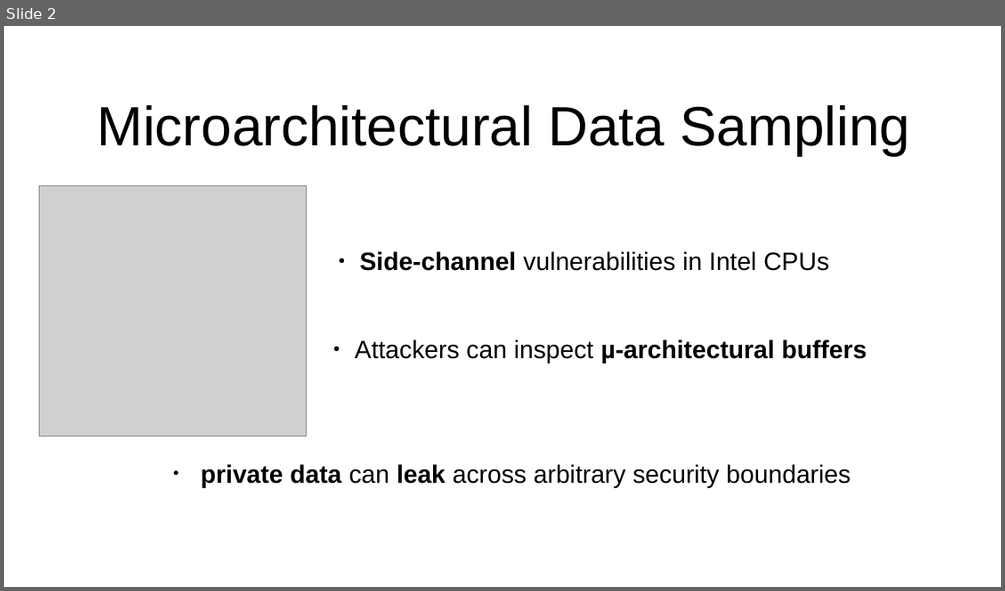
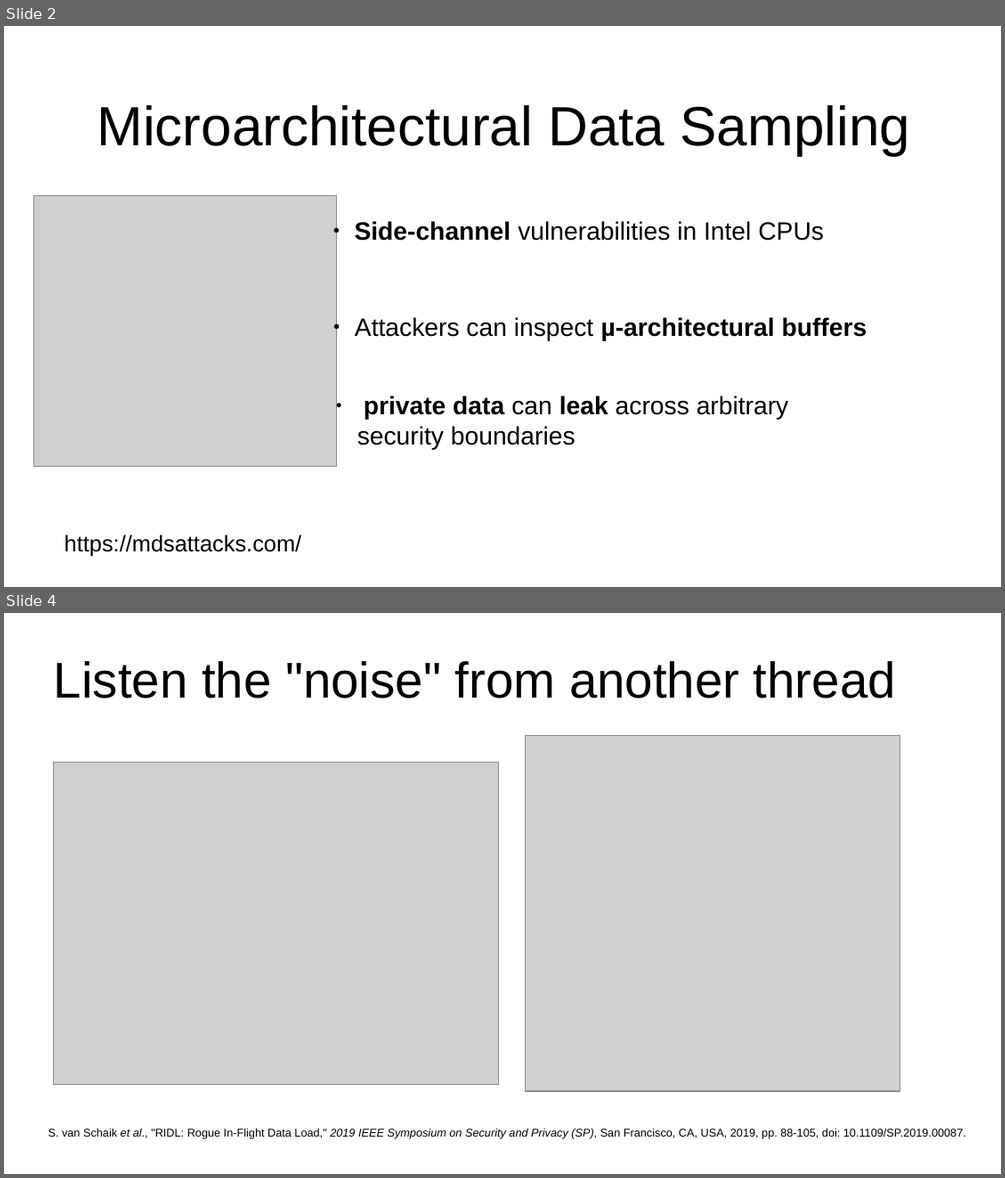
Before and after one commit to Rijndael99/hw_vulnerabilities, a slide deck: presentation1.pptx. Shown one above the other, each under a label of ours: slide 2 before the commit, slides 2 and 4 after it; the slides between them are not shown. The pictures are 1005x591 and 1005x1178 pixels, drawn with LibreOffice and Linux fonts; fonts in the diff are those of the drawing; grey boxes stand for pictures. Boxes give left, top, right and bottom in pixels: in the first picture for what was removed or moved away, otherwise in the second. Text is boxed around its words. In the diff, an @@ line names an element or a change of style, - is before the commit and + after.

Commit message:
added slide on RIDL and crosstalk behaveour

```diff
--- a/presentation1.pptx
+++ b/presentation1.pptx
@@ slide 4 added at [4, 613, 1001, 1174], background #FFFFFF @@
@@ title added at [54, 661, 896, 698], 40 pt, text #000000 @@
+Listen the "noise" from another thread
@@ picture added at [525, 735, 899, 1092] @@
@@ picture added at [54, 763, 499, 1085] @@
@@ text added at [48, 1127, 966, 1138], 9 pt, text #000000 @@
+S. van Schaik et al., "RIDL: Rogue In-Flight Data Load," 2019 IEEE Symposium on Security and Privacy (SP), San Francisco, CA, USA, 2019, pp. 88-105, doi: 10.1109/SP.2019.00087.
@@ slide 2 changed as well @@
@@ picture: place and size @@
-picture at [40, 186, 306, 435]
+picture at [34, 195, 337, 466]
@@ text "Side-channel vulnerabilities in Intel CPUs": place and size @@
-text "Side-channel vulnerabilities in Intel CPUs" at [360, 251, 829, 271]
+text "Side-channel vulnerabilities in Intel CPUs" at [355, 221, 824, 240]
@@ text "Attackers can inspect µ-architectural buffers": place and size @@
-text "Attackers can inspect µ-architectural buffers" at [355, 339, 867, 363]
+text "Attackers can inspect µ-architectural buffers" at [355, 317, 867, 341]
@@ text "private data can leak across ..." rewrapped from [201, 464, 850, 488] to [357, 395, 789, 450] @@
@@ text added at [65, 534, 302, 556], 18 pt, text #000000 @@
+https://mdsattacks.com/
```
Also in this commit, not shown: 1 other slide changed, 6 other slides added, 1 slide removed, 1 other file.
